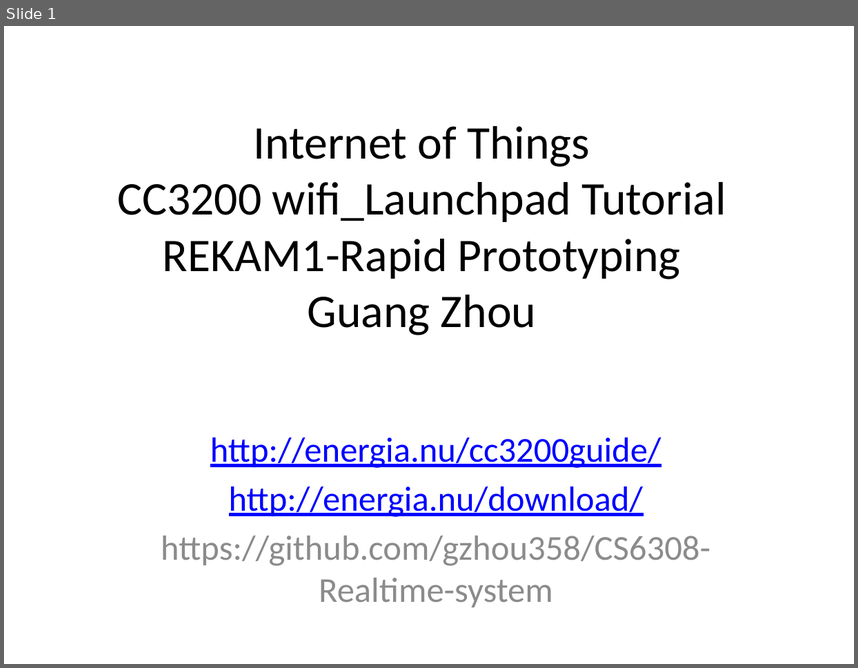
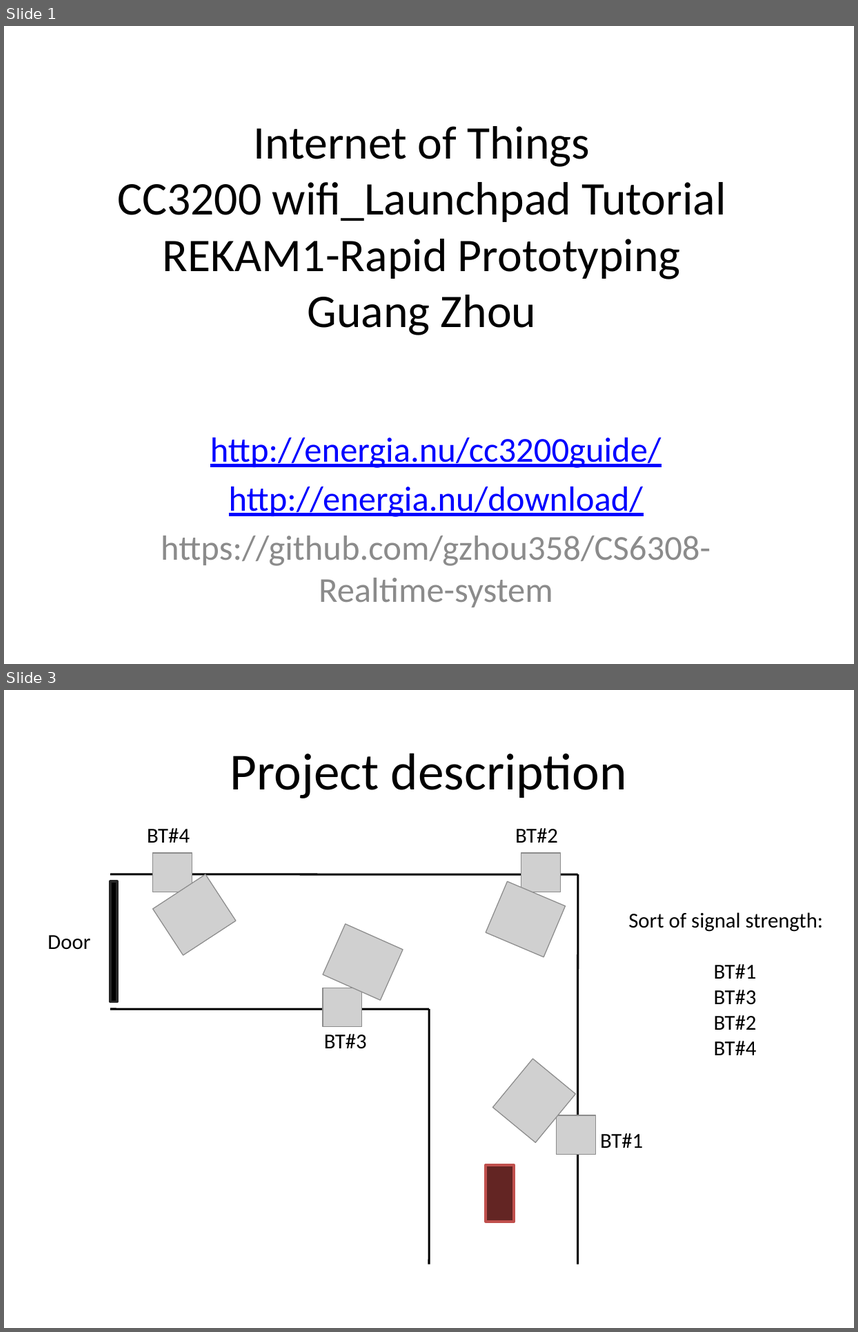
Before and after one commit to gzhou358/CS6308-Realtime-system, a slide deck: CC3200LaunchPad_Tutorial.pptx. Shown one above the other, each under a label of ours: slide 1 before the commit, slides 1 and 3 after it; the slides between them are not shown. The pictures are 858x668 and 858x1332 pixels, drawn with LibreOffice and Linux fonts; fonts in the diff are those of the drawing; grey boxes stand for pictures. Boxes give left, top, right and bottom in pixels: in the first picture for what was removed or moved away, otherwise in the second. Text is boxed around its words. In the diff, an @@ line names an element or a change of style, - is before the commit and + after.

```diff
--- a/CC3200LaunchPad_Tutorial.pptx
+++ b/CC3200LaunchPad_Tutorial.pptx
@@ slide 3 added at (x1=4, y1=690, x2=854, y2=1328), background #FFFFFF @@
@@ title added at (x1=230, y1=753, x2=627, y2=798), 44 pt, text #000000 @@
+Project description
@@ text added at (x1=147, y1=828, x2=190, y2=842), 18 pt, text #000000 @@
+BT#4
@@ text added at (x1=515, y1=828, x2=558, y2=842), 18 pt, text #000000 @@
+BT#2
@@ picture added at (x1=153, y1=854, x2=192, y2=892) @@
@@ picture added at (x1=521, y1=854, x2=560, y2=892) @@
@@ line added from (110, 874) to (578, 874), #000000 1.75 pt @@
@@ picture added at (x1=153, y1=874, x2=236, y2=955) @@
@@ line added from (578, 874) to (578, 1264), #000000 1.75 pt @@
@@ rectangle added at (x1=110, y1=881, x2=117, y2=1002), fill #000000, outline #262626 2 pt @@
@@ picture added at (x1=486, y1=881, x2=565, y2=957) @@
@@ text added at (x1=628, y1=912, x2=823, y2=1055), 18 pt, text #000000 @@
+Sort of signal strength:
+BT#1
+BT#3
+BT#2
+BT#4
@@ text added at (x1=47, y1=935, x2=90, y2=949), 18 pt, text #000000 @@
+Door
@@ picture added at (x1=323, y1=924, x2=403, y2=1000) @@
@@ picture added at (x1=323, y1=987, x2=362, y2=1027) @@
@@ line added from (110, 1009) to (429, 1009), #000000 1.75 pt @@
@@ line added from (429, 1009) to (429, 1264), #000000 1.75 pt @@
@@ text added at (x1=324, y1=1034, x2=367, y2=1049), 18 pt, text #000000 @@
+BT#3
@@ picture added at (x1=493, y1=1058, x2=576, y2=1142) @@
@@ picture added at (x1=557, y1=1115, x2=595, y2=1154) @@
@@ text added at (x1=600, y1=1133, x2=643, y2=1147), 18 pt, text #000000 @@
+BT#1
@@ rectangle added at (x1=486, y1=1164, x2=514, y2=1221), fill #632523, outline #C0504D 2 pt @@
```
Also in this commit, not shown: 6 other slides added, 1 other file.
